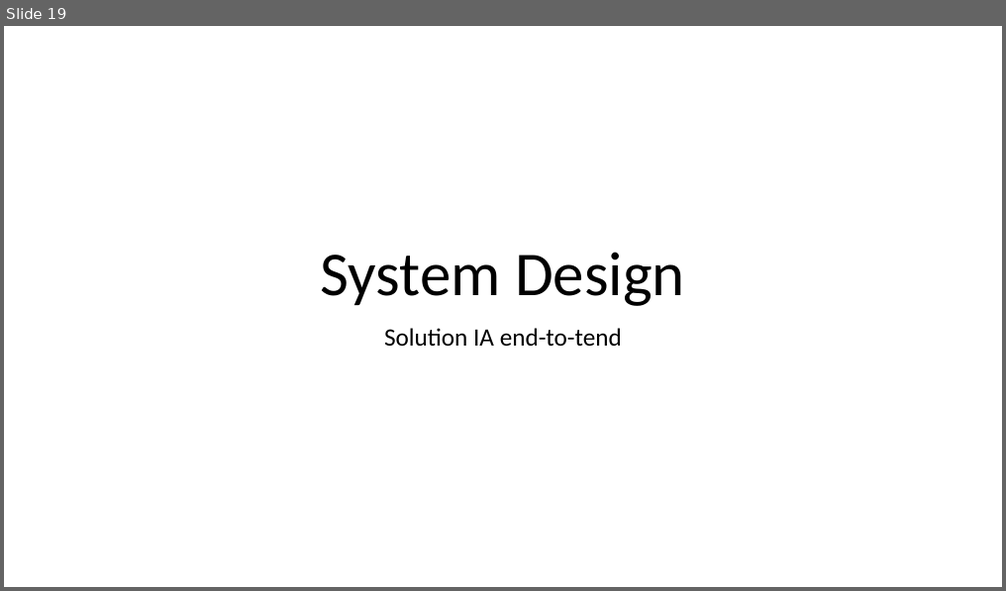
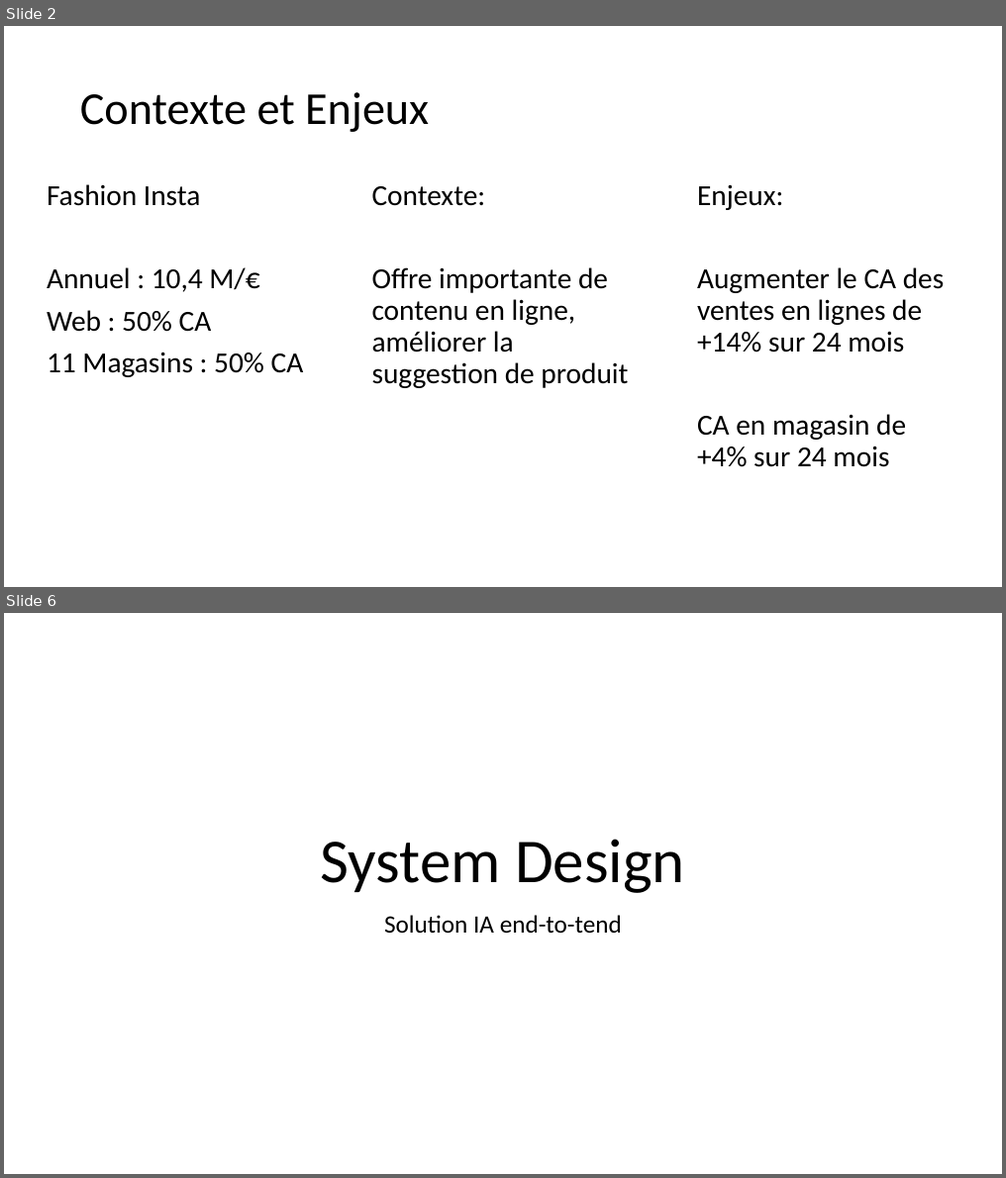
Before and after one commit to Ace4teaM/OCR-FashionInsta, a slide deck: ROI.pptx. Shown one above the other, each under a label of ours: slide 19 before the commit, slides 2 and 6 after it; the slides between them are not shown. The pictures are 1006x591 and 1006x1178 pixels, drawn with LibreOffice and Linux fonts; fonts in the diff are those of the drawing. Boxes give left, top, right and bottom in pixels: in the first picture for what was removed or moved away, otherwise in the second. Text is boxed around its words. In the diff, an @@ line names an element or a change of style, - is before the commit and + after.

Commit message:
améliore l'approche plus verbale (moins technique) de la présentation

```diff
--- a/ROI.pptx
+++ b/ROI.pptx
@@ slide 2 added at bbox=[4, 26, 1002, 587], background #FFFFFF @@
@@ title added at bbox=[80, 92, 429, 132], 44 pt, text #000000 @@
+Contexte et Enjeux
@@ text added at bbox=[47, 184, 304, 377], 28 pt, text #000000 @@
+Fashion Insta
+Annuel : 10,4 M/€
+Web : 50% CA
+11 Magasins : 50% CA
@@ text added at bbox=[372, 186, 628, 388], 28 pt, text #000000 @@
+Contexte:
+Offre importante de contenu en ligne, améliorer la suggestion de produit
@@ text added at bbox=[697, 184, 944, 468], 28 pt, text #000000 @@
+Enjeux:
+Augmenter le CA des ventes en lignes de +14% sur 24 mois
+CA en magasin de +4% sur 24 mois
@@ what was slide 19 is now slide 6 @@
```
Also in this commit, not shown: 4 slides changed, 3 other slides added, 19 slides removed, 2 other files.
